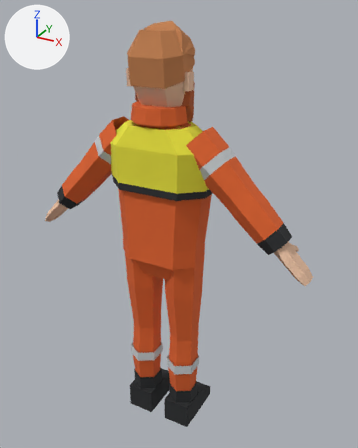
Renders of the glTF model characters/bearded_operator/bearded_operator_survival.glb from each side of a commit.
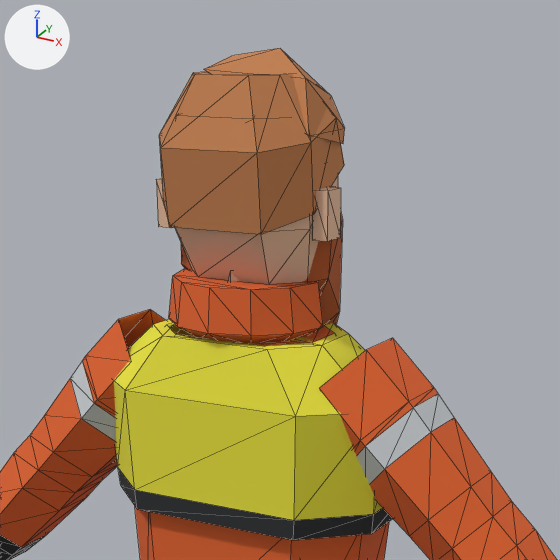
There are two pictures of each version: one whole from a 50 mm camera at (0.991, -1.663, 1.848) aimed at (0.031, 0.082, 0.975), one close up on the part from 19% to 77% of the width and 1% to 46% of the height. Lighting does not change. The marker at upper left points along +X, +Y and +Z. The last two pictures show the newer version. The close-ups show mesh edges as thin lines. Vertices at exactly the same position are counted once.

The first close-up shows 'bearded_operator_survival'.
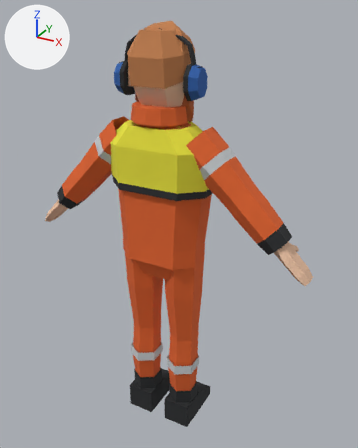
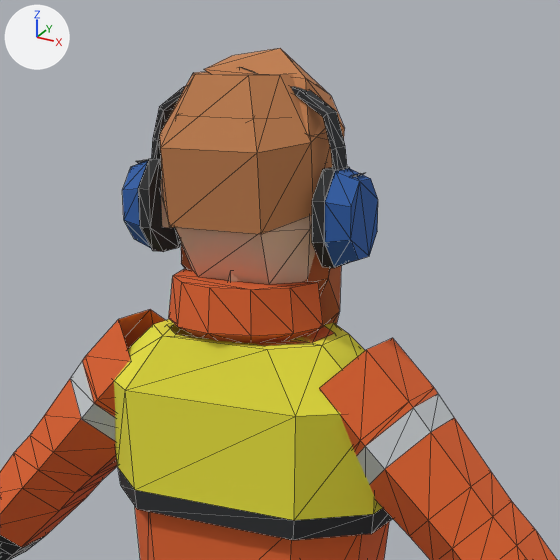
Changed parts and their boxes [x1, y1, x2, y2] in the close-ups (560 x 560 px):
part 1 of me_bearded_operator_survival, added
    after: [312, 167, 350, 268]
part 2 of me_bearded_operator_survival, added (blue)
    after: [325, 168, 378, 267]
part 3 of me_bearded_operator_survival, added
    after: [138, 158, 181, 252]
part 4 of me_bearded_operator_survival, added (blue)
    after: [122, 161, 151, 248]
part 5 of me_bearded_operator_survival, added
    after: [136, 67, 364, 177]

Patch to the scene script:
```diff
--- a/characters/bearded_operator/bearded_operator_survival.glb.py
+++ b/characters/bearded_operator/bearded_operator_survival.glb.py
@@ me_bearded_operator_survival @@
 # used by ob_bearded_operator_survival; location = (0.0, 0.0, 0.0)
-me_bearded_operator_survival.from_pydata(...)  # 645 vertices, 1022 faces; spans x -0.65..0.65, y -0.13..0.18, z 0.0..1.8
+me_bearded_operator_survival.from_pydata(...)  # 753 vertices, 1236 faces; spans x -0.65..0.65, y -0.13..0.18, z 0.0..1.8
+# me_bearded_operator_survival part 1: a new loose piece, an 8-sided cylinder along x spanning x 0.128..0.146, y -0.062..0.038, z 1.531..1.657, in mat_m_characterpalette (picture img_palette)
+# me_bearded_operator_survival part 2: a new loose piece, an 8-sided cut cone along x (radius 0.052 by 0.066 at the low end, 0.043 by 0.054 at the high end) spanning x 0.146..0.18, y -0.06..0.036, z 1.533..1.655, in mat_m_characterpalette (picture img_palette)
+# me_bearded_operator_survival part 3: a new loose piece, an 8-sided cylinder along x spanning x -0.146..-0.128, y -0.062..0.038, z 1.531..1.657, in mat_m_characterpalette (picture img_palette)
+# me_bearded_operator_survival part 4: a new loose piece, an 8-sided cut cone along x (radius 0.043 by 0.054 at the low end, 0.052 by 0.066 at the high end) spanning x -0.18..-0.146, y -0.06..0.036, z 1.533..1.655, in mat_m_characterpalette (picture img_palette)
+# me_bearded_operator_survival part 5: a new loose piece of 44 vertices spanning x -0.17..0.17, y -0.03..0.0, z 1.63..1.78, in mat_m_characterpalette (picture img_palette)
 me_bearded_operator_survival.materials.append(mat_m_characterpalette)
```
